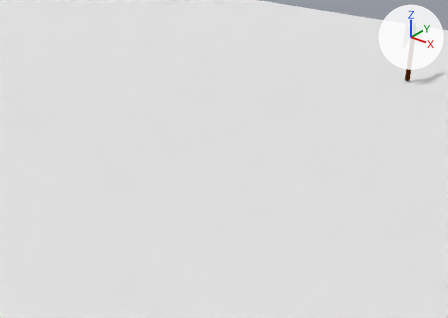
A saved change to the Blender file Map.blend.
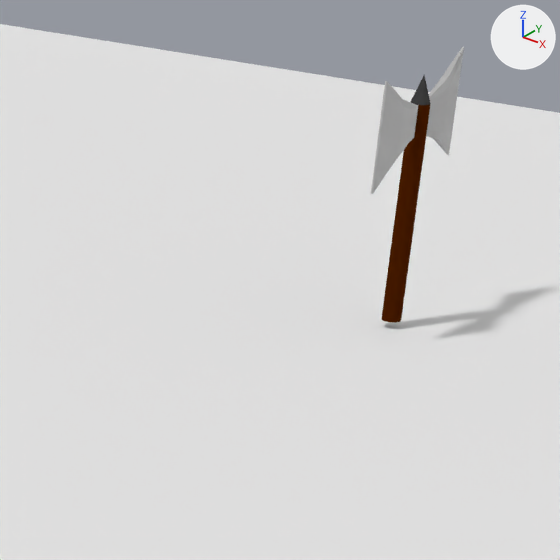
Each version appears first from a 50 mm camera at (0.154, 0.431, 0.393) aimed at (-0.527, 1.282, -0.135), and next in a close-up on the part from 70% to 100% of the width and 1% to 44% of the height. The lights are fixed; the arrows at upper right show +X, +Y and +Z.

The scene before the commit, as lines of its bpy script (objects in view):
```python
me_cylinder_001 = bpy.data.meshes.new('Cylinder.001')
me_cylinder_001.from_pydata(...)  # 169 vertices, 165 faces; spans x -0.9..0.9, y -8.5..8.5, z -15.4..8.6
# faces by material slot: [71, 62, 32]
me_cylinder_001.materials.append(mat_metal)  # grey #bcbcbc
me_cylinder_001.materials.append(mat_wood)  # brown #491c00
me_cylinder_001.materials.append(mat_dark)  # black #3f3f3f
me_fondcarte = bpy.data.meshes.new('fondcarte')
me_fondcarte.from_pydata([(-0.5, -0.5, 0.0), (0.5, -0.5, 0.0), (-0.5, 0.5, 0.0), (0.5, 0.5, 0.0)], [], [(0, 1, 3, 2)])
me_fondcarte.materials.append(mat_fondcarte)  # its picture is missing
ob_cylinder_proxy = bpy.data.objects.new('Cylinder_proxy', me_cylinder_001)
ob_cylinder_proxy.parent = ob_f_09_konan
ob_cylinder_proxy.matrix_parent_inverse = Matrix(((1.0, 0.0, 0.0, 0.289), (0.0, 1.0, 0.0, -1.554), (0.0, 0.0, 1.0, 0.0), (0.0, 0.0, 0.0, 1.0)))
ob_cylinder_proxy.location = (-0.289, 1.554, 0.0807)
ob_cylinder_proxy.scale = (0.00529, 0.005, 0.005)
ob_f_09_konan = bpy.data.objects.new('F-09-Konan', None)
ob_f_09_konan.location = (-0.289, 1.554, 0.0)
ob_map = bpy.data.objects.new('Map', me_fondcarte)
ob_map.location = (0.0, 0.0, 0.0)
ob_map.scale = (4.0, 4.0, 4.0)
```
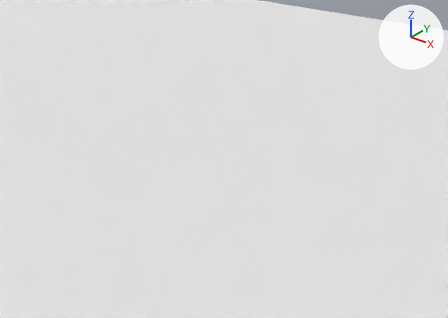
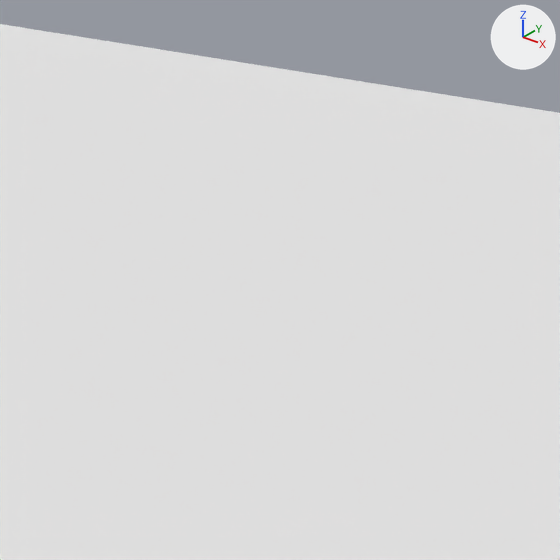
ob_f_09_konan is not drawn itself; it is the parent of ob_cylinder_proxy.

What the commit changed:
Object 'F-09-Konan' (ob_f_09_konan) moves from (-0.289, 1.554, 0.0) to (-0.289, 1.554, -0.13).
Object 'F-09-Konan' (ob_f_09_konan) turns from (0, 0, 0) to (0, 0, 90) degrees about x, y and z.

What differs and where, as boxes (x1, y1, x2, y2) in the close-ups (560 x 560 px):
'Cylinder_proxy', moved, turned (not visible afterwards)
    before: (371, 47, 464, 323)
